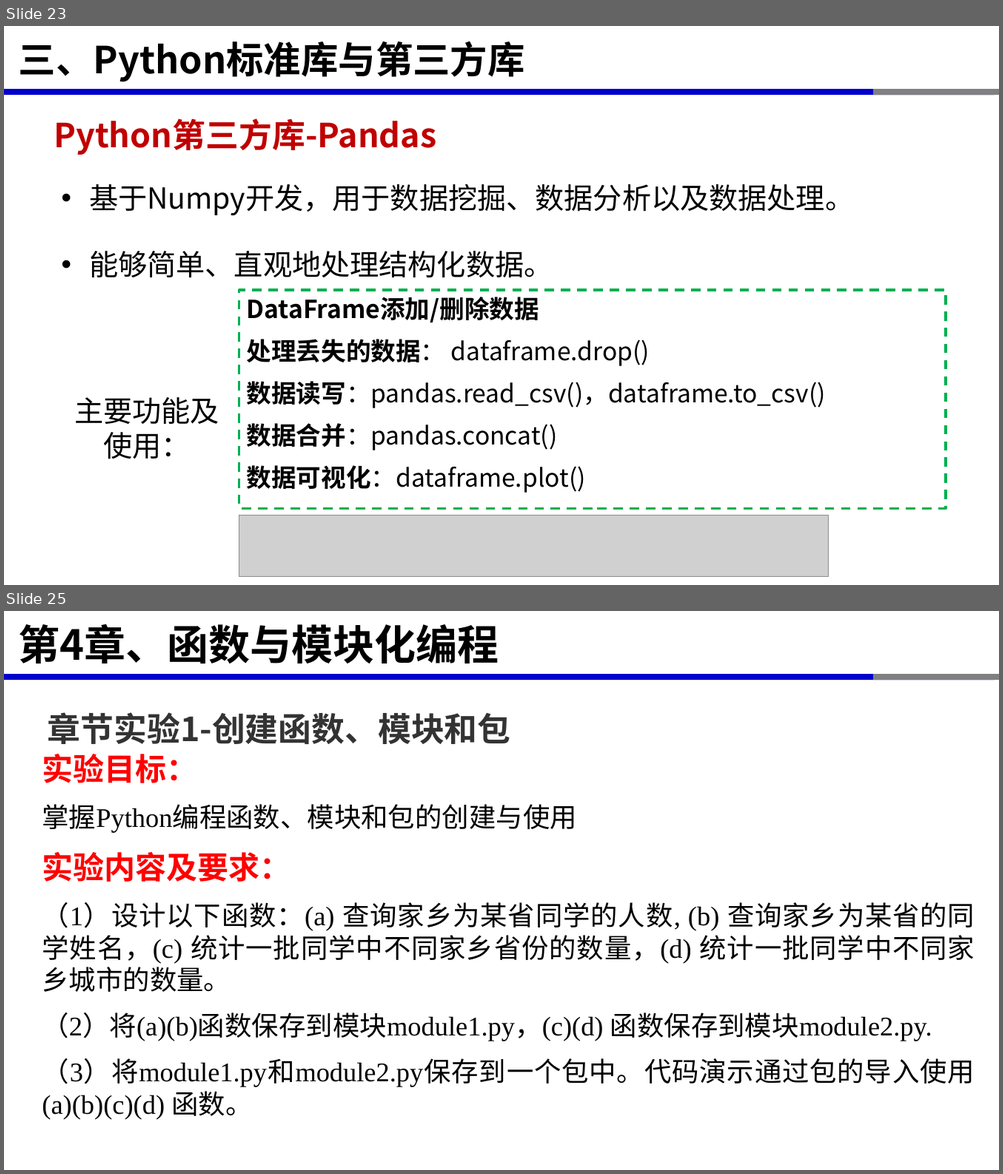
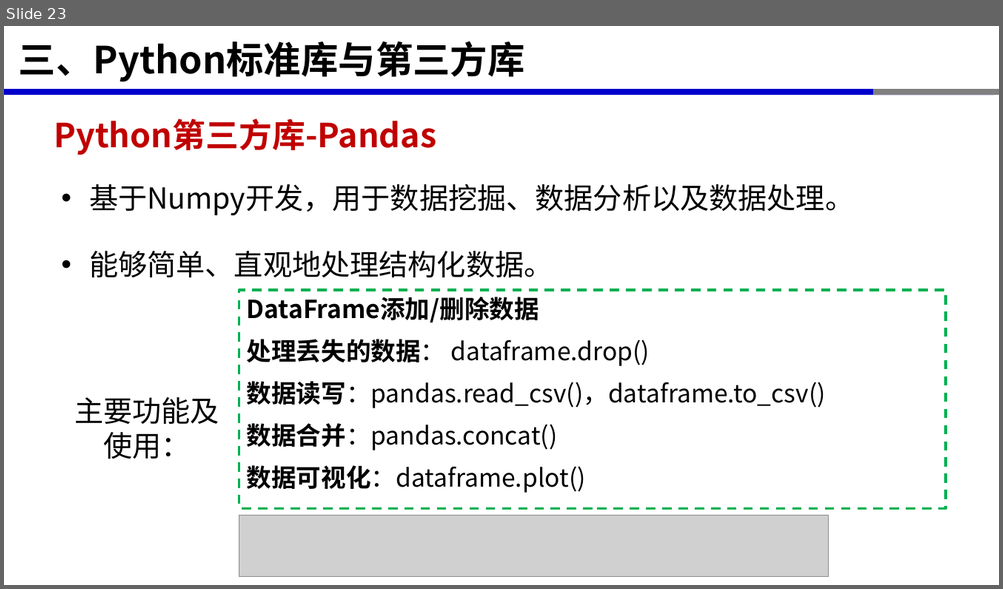
Before and after one commit to xinluo2018/rs-data-processing, a slide deck: 第2章-函数与模块化编程/第2章-函数与模块化编程.pptx. Shown one above the other, each under a label of ours: slides 23 and 25 before the commit, slide 23 after it; the slides between them are not shown. The pictures are 1003x1174 and 1003x589 pixels, drawn with LibreOffice and Linux fonts; fonts in the diff are those of the drawing; grey boxes stand for pictures. Boxes give left, top, right and bottom in pixels: in the first picture for what was removed or moved away, otherwise in the second. Text is boxed around its words. In the diff, an @@ line names an element or a change of style, - is before the commit and + after.

```diff
--- a/第2章-函数与模块化编程/第2章-函数与模块化编程.pptx
+++ b/第2章-函数与模块化编程/第2章-函数与模块化编程.pptx
@@ slide 25 removed at <box>4,611,999,1170</box>, background #FFFFFF; not listed: 3 template elements that a slide beside it also shows @@
@@ title removed at <box>19,624,498,664</box> @@
-第4章、函数与模块化编程
@@ text removed at <box>48,712,511,744</box> @@
-章节实验1-创建函数、模块和包
@@ text removed at <box>42,754,975,1119</box> @@
-实验目标：
-掌握Python编程函数、模块和包的创建与使用
-实验内容及要求：
-（1）设计以下函数：(a) 查询家乡为某省同学的人数, (b) 查询家乡为某省的同学姓名，(c) 统计一批同学中不同家乡省份的数量，(d) 统计一批同学中不同家乡城市的数量。
-（2）将(a)(b)函数保存到模块module1.py，(c)(d) 函数保存到模块module2.py.
-（3）将module1.py和module2.py保存到一个包中。代码演示通过包的导入使用(a)(b)(c)(d) 函数。
```
Also in this commit, not shown: 4 slides changed, 11 other files.
